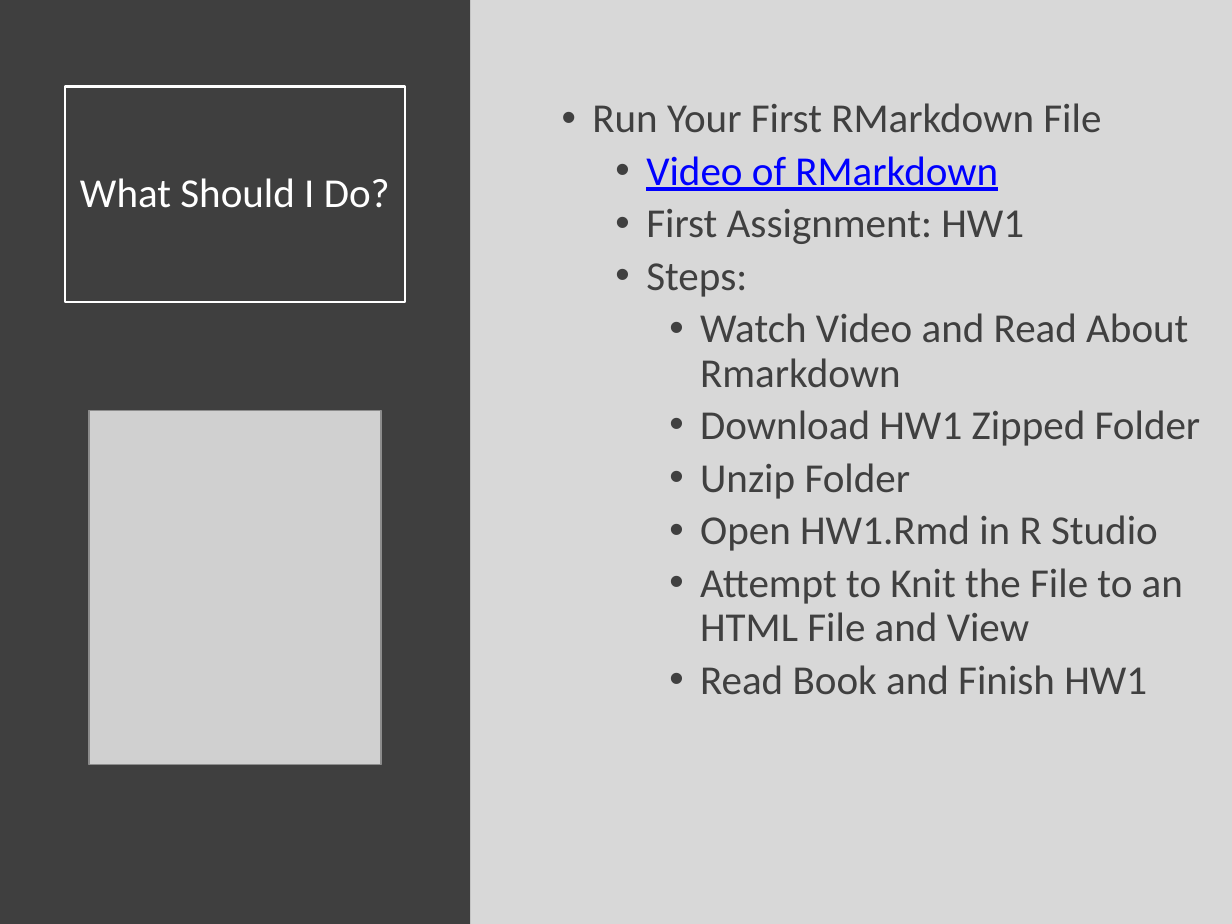
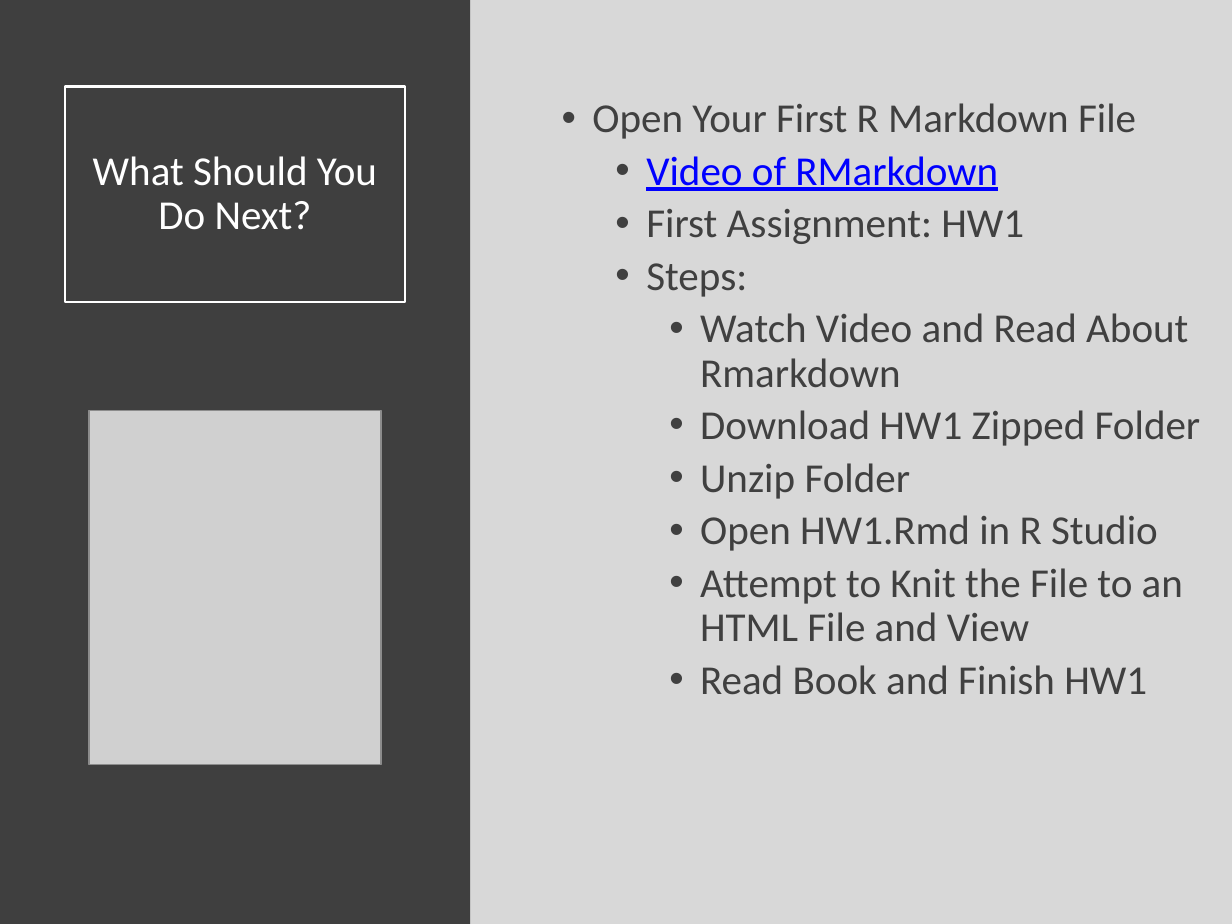
Before and after one commit to SuperMarioGiacomazzo/STOR320_WEBSITE, a slide deck: slide 8 of Lecture/Introduction/Intro_Lecture.pptx. Drawn at 1232x924 pixels with LibreOffice and Linux fonts; fonts in the diff are those of the drawing; grey boxes stand for pictures. Boxes give left, top, right and bottom in pixels: in the first picture for what was removed or moved away, otherwise in the second. Text is boxed around its words. In the diff, an @@ line names an element or a change of style, - is before the commit and + after.

```diff
--- a/Lecture/Introduction/Intro_Lecture.pptx
+++ b/Lecture/Introduction/Intro_Lecture.pptx
@@ text at (592,103,1136,139): text changed @@
-• Run Your First RMarkdown File
+• Open Your First R Markdown File
@@ title at (93,156,377,230): text changed @@
-What Should I Do?
+What Should You Do Next?
```
Also in this commit, not shown: 5 other slides changed, 1 slide added, 1 other file.
